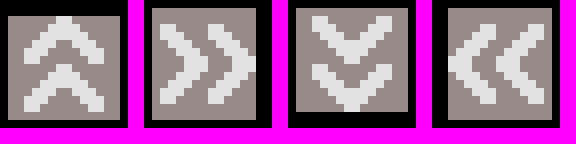
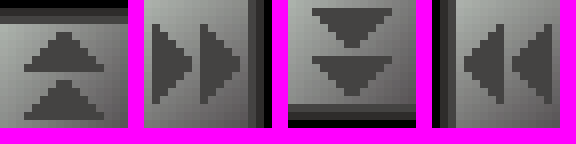
Layers edited between the first and the second (576, 144) image:
renamed "Background" to "fg", painted on it over (0, 0, 560, 128)
added layer "bg" over (0, 0, 560, 128)
